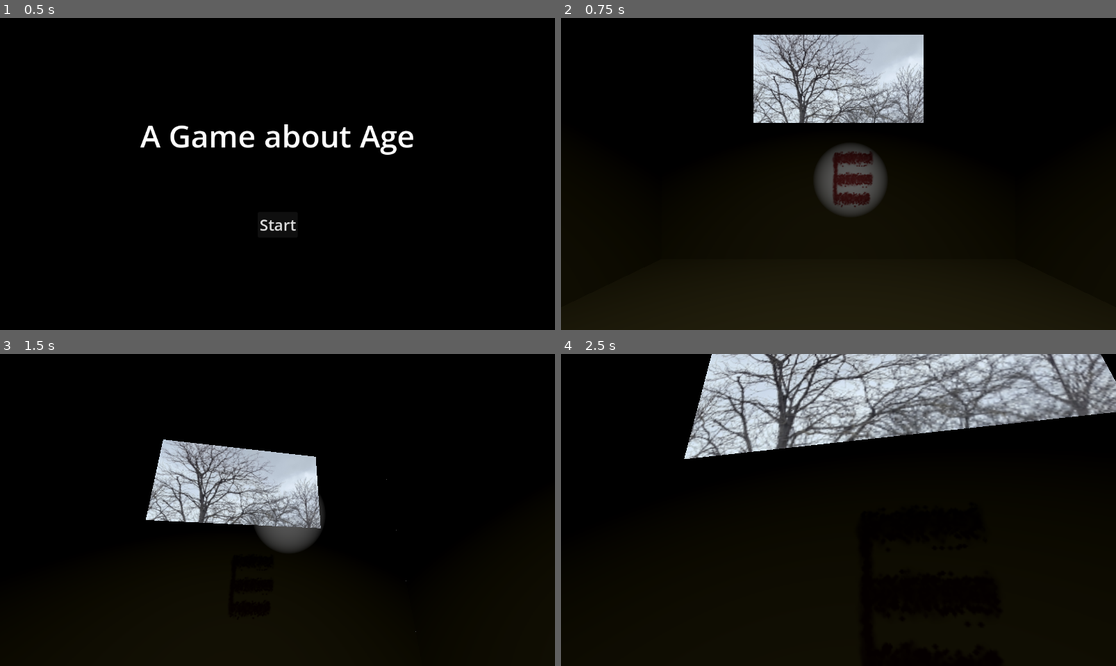
Above: before the commit, frames 1-4 (two rows, left to right).
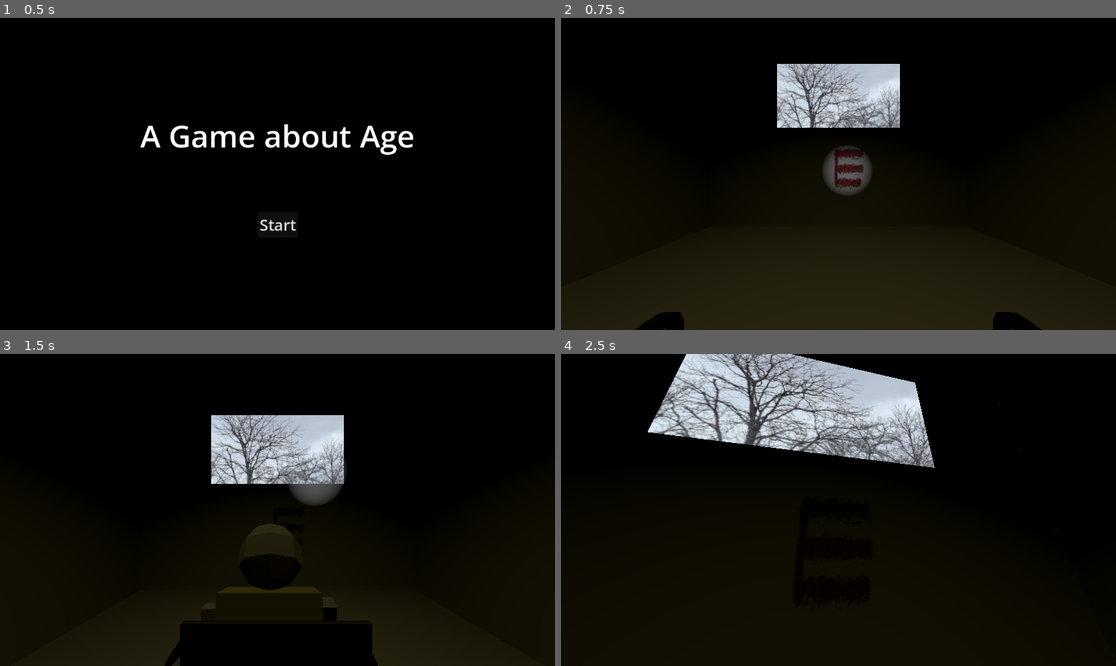
Above: after the commit, the same moments.

Repository: Nawreua/pizza-doggy-jam-4
Game: Godot game, scene res://scenes/title/title.tscn
Two runs of this game, one before a commit and one after it. Both use one fixed random seed, a clock stepped at 60 frames per second and the inputs below. Video files are missing from this copy of the repository; at most half a second of black plays in their place. Sound files missing from this copy of the repository are replaced by a short silence.
Inputs (mouse positions are in pixels of both pictures, inside the frame that each line leads up to):
- Up to frame 1 (0.5 s): no input
- Up to frame 2 (0.75 s): click "Start" at 0.5 s
- Up to frame 3 (1.5 s): tap Enter at 1.25 s; move the mouse to (305, 510) at 1.27 s; hold W (move_forward) from 1.28 s (still down); hold Tab (camera_shift, bound only after the commit) from 1.28 s (still down)
- Up to frame 4 (2.5 s): keep holding W (move_forward); move the mouse to (810, 510) at 2.02 s; release Tab (camera_shift, bound only after the commit) at 2.03 s; tap E (action_light) at 2.1 s; tap Tab (camera_shift, bound only after the commit) at 2.3 s

Frame 1 is identical in both runs. In frame 2, 10% of the frame differs, in the area x 13-87%, y 5-100%; in frame 3, 11%; in frame 4, 20%, in the area x 15-100%, y 0-97%.

Commit message:
player: add third person perspective and rework first person view

Diff:
--- a/project.godot
+++ b/project.godot
@@ -51,6 +51,11 @@
 "events": [Object(InputEventKey,"resource_local_to_scene":false,"resource_name":"","device":-1,"window_id":0,"alt_press …(192 unchanged characters)…
 ]
 }
+camera_shift={
+"deadzone": 0.2,
+"events": [Object(InputEventKey,"resource_local_to_scene":false,"resource_name":"","device":-1,"window_id":0,"alt_pressed":false,"shift_pressed":false,"ctrl_pressed":false,"meta_pressed":false,"pressed":false,"keycode":0,"physical_keycode":4194306,"key_label":0,"unicode":0,"location":0,"echo":false,"script":null)
+]
+}
 
 [physics]
 
--- a/scenes/player/player.gd
+++ b/scenes/player/player.gd
@@ -3,29 +3,52 @@
 @export var speed: float = 5
 @export var slowdown: float = 3
 @export var rotation_speed: float = 0.75
+@export var first_person: bool = true
 
 var falling_speed: float = 9.1
+
+var current_camera: Camera3D = null
 
 @export var horizontal_sens: float = 0.003
 @export var vertical_sens: float = 0.003
 
 @onready var head = $Head
-@onready var light = $Head/SpotLight3D
+@onready var shoulder = $Shoulder
+@onready var light = $SpotLight3D
 @onready var audio = $AudioStreamPlayer3D
+@onready var guide = $Guide
 
 @onready var tween_light: Tween = get_tree().create_tween()
 
 func capture_mouse():
 	Input.mouse_mode = Input.MOUSE_MODE_CAPTURED
 
+func shift_perspective():
+	if first_person:
+		head.visible = true
+		$old.visible = false
+		shoulder.visible = false
+		$wheelchair.visible = true
+		current_camera = head
+		#guide.visible = true
+	else:
+		head.visible = false
+		$old.visible = true
+		shoulder.visible = true
+		$wheelchair.visible = false
+		current_camera = shoulder
+		#guide.visible = false
+	current_camera.make_current()
+
 func unsettle():
 	var tween = get_tree().create_tween()
-	await tween.tween_property(head, "fov", 179, 1).finished
+	await tween.tween_property(current_camera, "fov", 179, 1).finished
 	# get_tree().change_scene_to_file("res://levels/room213/room213.tscn")
 	get_tree().reload_current_scene()
 
 func _ready() -> void:
 	capture_mouse()
+	shift_perspective()
 	# Setup light tween
 	tween_light.set_loops()
 	tween_light.tween_property(light, "spot_range", 10, 20)
@@ -37,10 +60,13 @@
 func _input(event: InputEvent) -> void:
 	# Handle camera inputs
 	if event is InputEventMouseMotion:
-		head.rotation.x -= event.relative.y * vertical_sens
-		head.rotation.x = clamp(head.rotation.x, deg_to_rad(-30.0), deg_to_rad(30.0))
-		head.rotation.y -= event.relative.x * horizontal_sens
-		head.rotation.y = clamp(head.rotation.y, deg_to_rad(-60.0), deg_to_rad(60.0))
+		current_camera.rotation.x -= event.relative.y * vertical_sens
+		current_camera.rotation.x = clamp(current_camera.rotation.x, deg_to_rad(-30.0), deg_to_rad(30.0))
+		current_camera.rotation.y -= event.relative.x * horizontal_sens
+		current_camera.rotation.y = clamp(current_camera.rotation.y, deg_to_rad(-50.0), deg_to_rad(50.0))
+
+		light.rotation.x = current_camera.rotation.x + deg_to_rad(7.5)
+		light.rotation.y = current_camera.rotation.y
 
 	if event is InputEventKey:
 		# Switch torchlight
@@ -50,6 +76,10 @@
 				tween_light.play()
 			else:
 				tween_light.pause()
+		# Perspective shift
+		if event.is_action_pressed(&"camera_shift"):
+			first_person = not first_person
+			shift_perspective()
 		# Quit the game
 		if event.is_action_pressed(&"exit"):
 			get_tree().quit()
--- a/scenes/player/player.tscn
+++ b/scenes/player/player.tscn
@@ -3,6 +3,8 @@
 [ext_resource type="Script" uid="uid://3bbt1c1nvpco" path="res://scenes/player/player.gd" id="1_8afob"]
 [ext_resource type="PackedScene" uid="uid://cno4wp71jlixo" path="res://assets/models/wheelchair.tscn" id="2_dovo2"]
 [ext_resource type="AudioStream" uid="uid://141317ds7ta4" path="res://assets/sounds/wheelchair.wav" id="3_gmlin"]
+[ext_resource type="Texture2D" uid="uid://cknfcud04kcy8" path="res://assets/textures/dot.png" id="4_lvxji"]
+[ext_resource type="PackedScene" uid="uid://c56w34vxbnxee" path="res://assets/models/old.glb" id="5_p47bc"]
 
 [sub_resource type="BoxShape3D" id="BoxShape3D_8afob"]
 size = Vector3(0.5822754, 1.1681519, 0.57928467)
@@ -11,12 +13,8 @@
 script = ExtResource("1_8afob")
 
 [node name="Head" type="Camera3D" parent="." unique_id=1392039368]
-transform = Transform3D(1, 0, 0, 0, 1, 0, 0, 0, 1, 0, 0.79644936, -0.19955763)
-
-[node name="SpotLight3D" type="SpotLight3D" parent="Head" unique_id=940300896]
-transform = Transform3D(1, 0, 0, 0, 0.9961947, -0.08715574, 0, 0.08715574, 0.9961947, 0.13650554, -0.28381395, 0.10817179)
-spot_range = 50.0
-spot_angle = 10.0
+transform = Transform3D(1, 0, 0, 0, 1, 0, 0, 0, 1, 0, 0.6525991, -0.0681963)
+fov = 90.0
 
 [node name="CollisionShape3D" type="CollisionShape3D" parent="." unique_id=1276230510]
 transform = Transform3D(1, 0, 0, 0, 1, 0, 0, 0, 1, 0.0015869141, 0.41975832, -0.17218712)
@@ -30,3 +28,21 @@
 transform = Transform3D(1, 0, 0, 0, 1, 0, 0, 0, 1, 0, -0.06545621, -0.17719412)
 stream = ExtResource("3_gmlin")
 volume_db = -30.0
+
+[node name="Guide" type="Sprite3D" parent="." unique_id=245608381]
+transform = Transform3D(0.1, 0, 0, 0, 0.1, 0, 0, 0, 0.1, 0, 0.66688824, -0.71512395)
+visible = false
+texture = ExtResource("4_lvxji")
+
+[node name="Shoulder" type="Camera3D" parent="." unique_id=163833212]
+transform = Transform3D(1, 0, 0, 0, 1, 0, 0, 0, 1, 0, 1, 0.5)
+visible = false
+
+[node name="SpotLight3D" type="SpotLight3D" parent="." unique_id=940300896]
+transform = Transform3D(1, 0, 0, 0, 0.9914449, -0.1305262, 0, 0.1305262, 0.9914449, 0.13650554, 0.40153313, -0.2581004)
+spot_range = 50.0
+spot_angle = 10.0
+
+[node name="old" parent="." unique_id=1585868347 instance=ExtResource("5_p47bc")]
+transform = Transform3D(-0.5, 0, -4.371139e-08, 0, 0.5, 0, 4.371139e-08, 0, -0.5, 0, -0.3503059, -0.04462114)
+visible = false
Binary file added: assets/textures/dot.png
Not shown, added: assets/textures/dot.png.import
